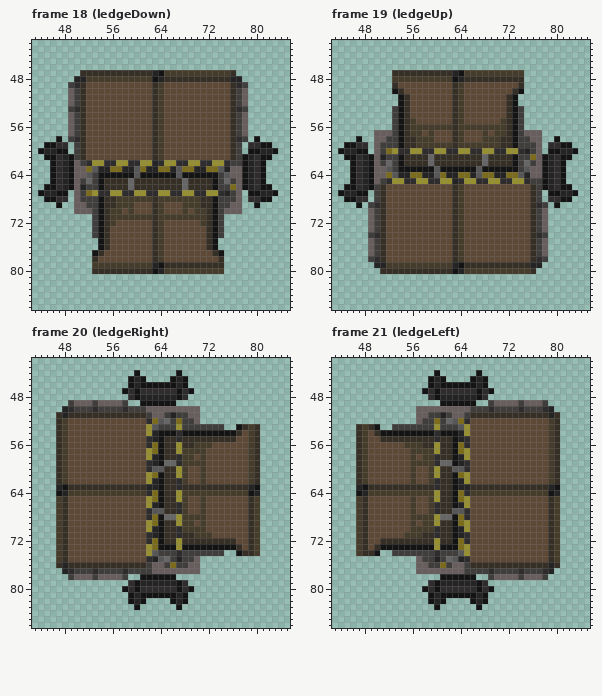
Two states of a pixel-art file, src/rooms/rooms.ase. The picture above was drawn from the file before the commit.
128x128 pixels, 21 frames. Shown: frame 18 (ledgeDown): x 43..85, y 42..86; frame 19 (ledgeUp): x 43..85, y 42..86; frame 20 (ledgeRight): x 43..85, y 42..86; frame 21 (ledgeLeft): x 43..85, y 42..86.
New version:
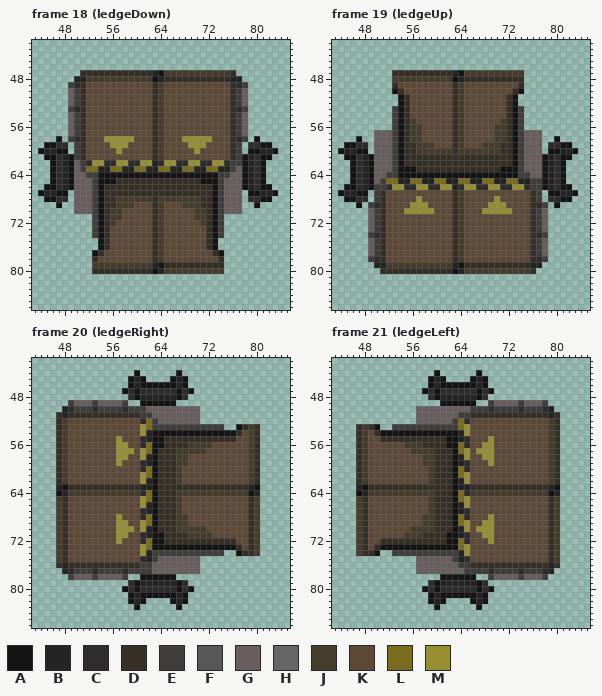
Palette (. is transparent): A #141414  B #242424  C #2e2c2c  D #362f25  E #403d3d  F #575757  G #695e5e  H #666666  J #453c2b  K #5e4937  L #7a6b1d  M #969032
Author's note on the commit: Updated room sprites to remove barrier over one way links and make their direction more obvious.
The exact change:
Frame 18 (ledgeDown), layer "Layer 1":
y 58: x 55..59 KKKKK -> MMMMM; x 68..72 KKKKK -> MMMMM
y 59: x 56..58 KKK -> MMM; x 69..71 KKK -> MMM
y 60: x 57 K -> M; x 70 K -> M
y 63: x 51 G -> E; x 53 F -> L; x 60 F -> L; x 67 F -> B; x 74 F -> B; x 76 G -> E
y 64: x 52 F -> E; x 60 F -> A; x 67 F -> A; x 75 F -> E
y 65: x 51..52 EH -> GG; x 55..56 DD -> AA; x 59 H -> D; x 68 H -> D; x 71..72 DD -> AA; x 75..76 HE -> GG
y 66: x 51..52 BE -> GG; x 59 H -> D; x 68 H -> D; x 75..76 EL -> GG
y 67: x 51..76 ELMCCMMCCMMCCMMCCMMCCMMCBE -> GGEADDDDDDDDDDDDDDDDDDAEGG
y 68: x 51..52 EE -> GG; x 75..76 EE -> GG
y 69: x 52 E -> G; x 75 E -> G
y 70: x 59 J -> K; x 68 J -> K
y 71: x 58..62 JJJJJ -> KKKKK; x 65..69 JJJJJ -> KKKKK
Frame 19 (ledgeUp), layer "Layer 1":
y 56: x 58..62 JJJJJ -> KKKKK; x 65..69 JJJJJ -> KKKKK
y 57: x 59 J -> K; x 68 J -> K
y 58: x 52 E -> G; x 56 D -> J; x 58..59 JJ -> KK; x 68..69 JJ -> KK; x 71 D -> J; x 75 E -> G
y 59: x 51..52 EE -> GG; x 60..62 JJJ -> KKK; x 65..67 JJJ -> KKK; x 75..76 EE -> GG
y 60: x 51..76 ELMCCMMCCMMCCMMCCMMCCMMCBE -> GGEADDJJJJJJDJJJJJJJDDAEGG
y 61: x 51..52 BE -> GG; x 59 H -> D; x 68 H -> D; x 75..76 EL -> GG
y 62: x 51..52 EH -> GG; x 59 H -> D; x 68 H -> D; x 75..76 HE -> GG
y 63: x 52 F -> G; x 57..70 AAAFAAAAAAFAAA -> DDDDDDDDDDDDDD; x 75 F -> G
y 64: x 52..75 LFBBLLBBFLBBLLBFLLBBLLFB -> EEAAAAAAAAAAAAAAAAAAAAEE
y 65: x 52..62 CMMCCMMCCMM -> LLBBLLBBLLB; x 64..75 CMMCCMMCCMMC -> LLBBLLBBLLBB
y 66: x 51..76 DKKKKKKKKKKKDJKKKKKKKKKKKD -> ECMMCCMMCCMMBCMMCCMMCCMMCE
y 68: x 57 K -> M; x 70 K -> M
y 69: x 56..58 KKK -> MMM; x 69..71 KKK -> MMM
y 70: x 55..59 KKKKK -> MMMMM; x 68..72 KKKKK -> MMMMM
Frame 20 (ledgeRight), layer "Layer 1":
y 51: x 61 D -> E; x 65..68 EBEE -> GGGG
y 52: x 61..69 KCLFHELEE -> CLEGGGGGG
y 53: x 61..63 KMF -> MLE; x 67 M -> E
y 54: x 61..63 KMB -> MBA; x 67 C -> A
y 55: x 57 K -> M; x 61..63 KCB -> CBA; x 67 C -> D
y 56: x 57..58 KK -> MM; x 61..63 KCL -> CLA; x 67 M -> D; x 69 D -> J
y 57: x 57..59 KKK -> MMM; x 61..64 KMLA -> MLAD; x 67 M -> J
y 58: x 57..58 KK -> MM; x 61..64 KMBA -> MBAD; x 67 C -> J; x 69 J -> K; x 71 J -> K
y 59: x 57 K -> M; x 61..67 KCBAHHC -> CBADDDJ; x 69..71 JJJ -> KKK
y 60: x 61..64 KCFF -> CLAD; x 67..68 MJ -> JK; x 71 J -> K
y 61: x 61..64 KMLA -> MLAD; x 67..68 MJ -> JK; x 71 J -> K
y 62: x 61..64 KMBA -> MBAD; x 67..68 CJ -> JK; x 71 J -> K
y 63: x 61 D -> B; x 63..64 BA -> AD; x 67 C -> D
y 64: x 61..64 JCLA -> CLAD; x 67 M -> J
y 65: x 61..64 KMLA -> MLAD; x 67..68 MJ -> JK; x 71 J -> K
y 66: x 61..64 KMBA -> MBAD; x 67..68 CJ -> JK; x 71 J -> K
y 67: x 61..64 KCFF -> CBAD; x 67..68 CJ -> JK; x 71 J -> K
y 68: x 57 K -> M; x 61..67 KCLAHHM -> CLADDDJ; x 69..71 JJJ -> KKK
y 69: x 57..58 KK -> MM; x 61..64 KMLA -> MLAD; x 67 M -> J; x 69 J -> K; x 71 J -> K
y 70: x 57..59 KKK -> MMM; x 61..64 KMBA -> MBAD; x 67 C -> J
y 71: x 57..58 KK -> MM; x 61..63 KCB -> CBA; x 67 C -> D; x 69 D -> J
y 72: x 57 K -> M; x 61..63 KCL -> CLA; x 67 M -> D
y 73: x 61..63 KML -> MLA; x 67 M -> A
y 74: x 61..63 KMF -> MBE; x 67 C -> E
y 75: x 61..69 KCBFHEBEE -> CBEGGGGGG
y 76: x 61 D -> E; x 65..68 ELEE -> GGGG
Frame 21 (ledgeLeft), layer "Layer 1":
y 51: x 59..62 EEBE -> GGGG; x 64 G -> E
y 52: x 58..63 EELEHF -> GGGGGE
y 53: x 60 M -> E; x 64 F -> L
y 54: x 60 C -> A
y 55: x 60 C -> D; x 62 D -> A; x 69 K -> M
y 56: x 60 M -> D; x 62 D -> A; x 68..69 KK -> MM
y 57: x 60 M -> D; x 67..69 KKK -> MMM
y 58: x 56 J -> K; x 60 C -> D; x 68..69 KK -> MM
y 59: x 56..57 JJ -> KK; x 60..62 CHH -> DDD; x 69 K -> M
y 60: x 56 J -> K; x 60 M -> D; x 63..64 FF -> AL
y 61: x 56 J -> K; x 60 M -> D
y 62: x 56 J -> K; x 60 C -> D
y 63: x 60 C -> D
y 64: x 60 M -> D
y 65: x 56 J -> K; x 60 M -> D
y 66: x 56 J -> K; x 60 C -> D
y 67: x 56 J -> K; x 60 C -> D; x 63..64 FF -> AB
y 68: x 56..57 JJ -> KK; x 60..62 MHH -> DDD; x 69 K -> M
y 69: x 56 J -> K; x 60 M -> D; x 68..69 KK -> MM
y 70: x 60 C -> D; x 67..69 KKK -> MMM
y 71: x 60 C -> D; x 62 D -> A; x 68..69 KK -> MM
y 72: x 60 M -> D; x 62 D -> A; x 69 K -> M
y 73: x 60 M -> A
y 74: x 60 C -> E; x 64 F -> B
y 75: x 58..63 EEBEHF -> GGGGGE
y 76: x 59..62 EELE -> GGGG; x 64 G -> E
